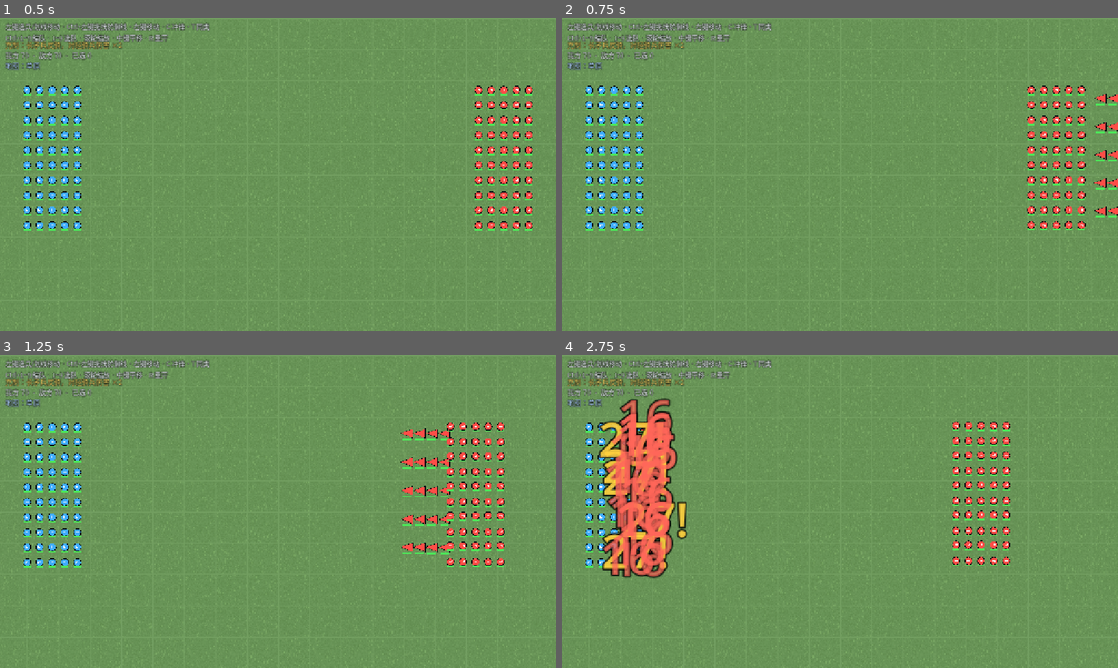
Above: before the commit, frames 1-4 (two rows, left to right).
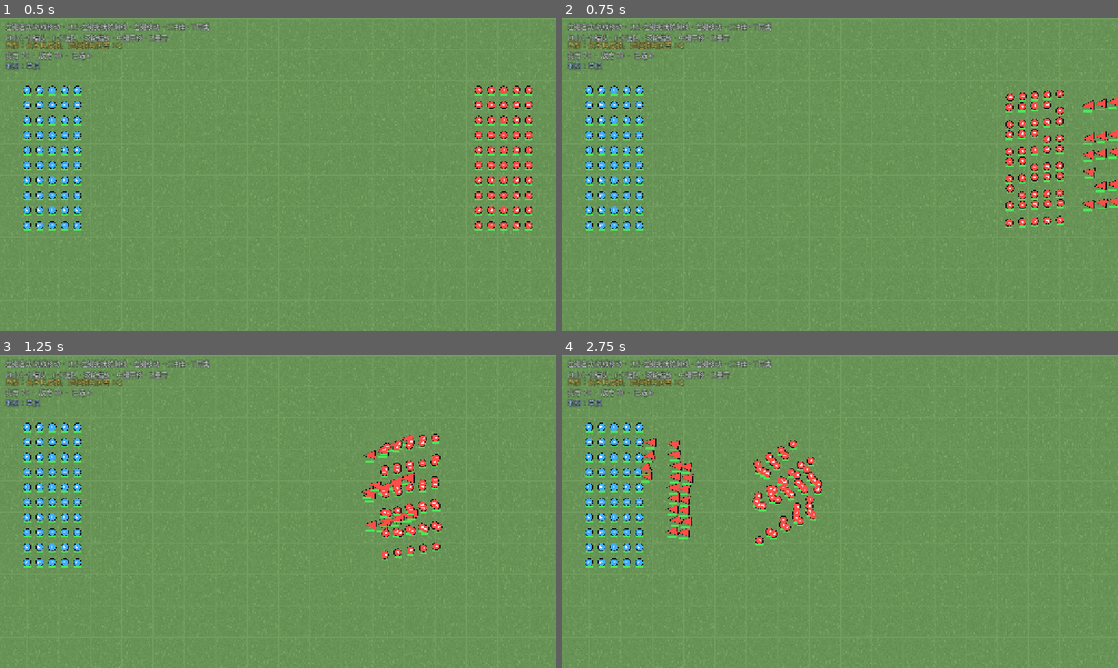
Above: after the commit, the same moments.

Repository: addisonhuang6-stack/WarOfAge
Game: Godot game, scene res://scenes/battle.tscn
Same seed, same stepped clock (60 frames per second), same inputs: the game is played once before the commit and once after it. This scene is started directly instead of the project's main scene.
Inputs (mouse positions are in pixels of both pictures, inside the frame that each line leads up to):
- Up to frame 1 (0.5 s): no input
- Up to frame 2 (0.75 s): tap Enter at 0.5 s; move the mouse to (962, 158) at 0.52 s; tap 1 at 0.6 s; click (962, 158) at 0.67 s
- Up to frame 3 (1.25 s): no input
- Up to frame 4 (2.75 s): drag from (728, 527) to (812, 574) at 1.27 s; move the mouse to (895, 442) at 2.02 s; tap Enter at 2.1 s; click (895, 442) at 2.17 s

Frame 1 is identical in both runs. In frame 2, 3.8% of the frame differs, in the area x 79-100%, y 21-68%; in frame 3, 4.0%; in frame 4, 9.9%, in the area x 6-81%, y 13-72%.

Commit message:
Add AI toggle, cracks, momentum charge and square formation preview

Diff:
--- a/autoload/game_settings.gd
+++ b/autoload/game_settings.gd
@@ -13,6 +13,8 @@
 		"menu.language": "语言",
 		"menu.sound": "声音",
 		"menu.sound_on": "开启",
+		"menu.ai": "人机",
+		"menu.ai_on": "开启",
 		"menu.map": "地图",
 		"menu.start": "开始游戏",
 		"menu.quit": "退出游戏",
@@ -39,6 +41,8 @@
 		"menu.language": "Language",
 		"menu.sound": "Sound",
 		"menu.sound_on": "On",
+		"menu.ai": "AI",
+		"menu.ai_on": "On",
 		"menu.map": "Map",
 		"menu.start": "Start Game",
 		"menu.quit": "Quit",
@@ -65,6 +69,7 @@
 var language: String = "zh"
 var sound_enabled: bool = true
 var volume: float = 0.8
+var ai_enabled: bool = true
 var selected_map: String = "random"
 
 var _audio_player: AudioStreamPlayer
@@ -124,6 +129,14 @@
 	changed.emit()
 
 
+func set_ai_enabled(value: bool) -> void:
+	if value == ai_enabled:
+		return
+	ai_enabled = value
+	_save_settings()
+	changed.emit()
+
+
 func play_click() -> void:
 	_play(_click_stream)
 
@@ -153,6 +166,7 @@
 		language = "zh"
 	sound_enabled = bool(config.get_value("audio", "enabled", sound_enabled))
 	volume = clampf(float(config.get_value("audio", "volume", volume)), 0.0, 1.0)
+	ai_enabled = bool(config.get_value("game", "ai_enabled", ai_enabled))
 	selected_map = str(config.get_value("game", "map", selected_map))
 
 
@@ -161,5 +175,6 @@
 	config.set_value("ui", "language", language)
 	config.set_value("audio", "enabled", sound_enabled)
 	config.set_value("audio", "volume", volume)
+	config.set_value("game", "ai_enabled", ai_enabled)
 	config.set_value("game", "map", selected_map)
 	config.save(SETTINGS_PATH)
--- a/data/battle_setup.json
+++ b/data/battle_setup.json
@@ -1,5 +1,4 @@
 {
-	"enemy_ai": true,
 	"player": [
 		{
 			"type": "spearman",
--- a/data/units/light_cavalry.json
+++ b/data/units/light_cavalry.json
@@ -4,11 +4,11 @@
 	"tags": ["cavalry", "melee"],
 	"shape": "triangle",
 	"stats": {
-		"hp": 160,
-		"attack": 18,
-		"armor": 1,
+		"hp": 200,
+		"attack": 15,
+		"armor": 10,
 		"min_damage": 1,
-		"speed": 4.2,
+		"speed": 5.0,
 		"radius": 0.07,
 		"attack_range": 0.18,
 		"attack_interval": 1.1,
@@ -16,12 +16,13 @@
 		"counter_tags": [],
 		"counter_multiplier": 1.0,
 		"separation_strength": 2.0,
-		"toughness": 2.0,
-		"charge_max_speed": 14.0,
+		"toughness": 5.0,
+		"charge_max_speed": 7.0,
 		"charge_duration": 4.0,
 		"charge_max_duration": 7.0,
-		"charge_push_scale": 0.06,
+		"charge_push_scale": 0.04,
 		"charge_friendly_dodge": 0.35,
+		"mass": 5.0,
 		"engage_radius": 0.45,
 		"leash_radius": 1.2,
 		"engage_tags": [],
--- a/data/units/spearman.json
+++ b/data/units/spearman.json
@@ -4,11 +4,11 @@
 	"tags": ["infantry", "anti_cavalry", "melee"],
 	"shape": "circle",
 	"stats": {
-		"hp": 140,
-		"attack": 14,
-		"armor": 2,
+		"hp": 200,
+		"attack": 10,
+		"armor": 10,
 		"min_damage": 1,
-		"speed": 0.6,
+		"speed": 2.0,
 		"radius": 0.055,
 		"attack_range": 0.2,
 		"attack_interval": 1.2,
@@ -16,7 +16,7 @@
 		"counter_tags": ["cavalry"],
 		"counter_multiplier": 2.0,
 		"separation_strength": 2.0,
-		"toughness": 4.0,
+		"toughness": 10.0,
 		"directional_armor": true,
 		"rear_armor_multiplier": 0.3,
 		"flank_armor_multiplier": 0.6,
@@ -24,7 +24,7 @@
 		"leash_radius": 0.9,
 		"engage_tags": ["infantry"],
 		"hold_facing_in_combat": true,
-		"side_back_attack_multiplier": 0.3
+		"side_back_attack_multiplier": 0.2
 	},
 	"texture": "res://assets/units/spearman.png"
 }
--- a/scripts/battle/battle_controller.gd
+++ b/scripts/battle/battle_controller.gd
@@ -62,7 +62,6 @@
 	_apply_map()
 
 	EventBus.unit_died.connect(_on_unit_died)
-	EventBus.unit_attacked.connect(_on_unit_attacked)
 	EventBus.battle_ended.connect(_on_battle_ended)
 	EventBus.charge_dust.connect(_on_charge_dust)
 
@@ -74,6 +73,8 @@
 	if _path_timer <= 0.0:
 		_path_timer = 0.1
 		_update_path_lines()
+		if selected_units.size() > 1:
+			selection_box.queue_redraw()
 
 	if _battle_over or not _enemy_ai_enabled:
 		return
@@ -196,7 +197,7 @@
 	if not (parsed is Dictionary):
 		push_error("战斗配置不是有效的 JSON 对象")
 		return
-	_enemy_ai_enabled = bool(parsed.get("enemy_ai", false))
+	_enemy_ai_enabled = GameSettings.ai_enabled
 	_spawn_groups(parsed.get("player", []), 0)
 	_spawn_groups(parsed.get("enemy", []), 1)
 
@@ -285,6 +286,8 @@
 			unit.is_selected = unit in selected_units
 	EventBus.selection_changed.emit(selected_units.size())
 	_update_hud()
+	if selection_box != null:
+		selection_box.queue_redraw()
 
 
 func _box_select(from: Vector2, to: Vector2, additive: bool) -> void:
@@ -361,9 +364,17 @@
 	if valid_units.is_empty():
 		return
 	centroid /= float(valid_units.size())
+	var center: Vector3 = Vector3(points.back().x, 0.0, points.back().z)
+	var forward := center - centroid
+	if points.size() >= 2:
+		var tail_direction: Vector3 = points.back() - points[points.size() - 2]
+		if tail_direction.length() > 0.01:
+			forward = tail_direction
+	var slots := _formation_slots(valid_units.size(), center, forward, _average_radius(valid_units))
 	var tick := Engine.get_process_frames()
-	for unit in valid_units:
-		var offset := Vector3(unit.global_position.x - centroid.x, 0.0, unit.global_position.z - centroid.z)
+	for i in range(valid_units.size()):
+		var unit := valid_units[i]
+		var offset := slots[i] - center
 		var waypoints: Array[Vector3] = []
 		for point in points:
 			waypoints.append(Vector3(point.x + offset.x, 0.0, point.z + offset.z))
@@ -376,6 +387,37 @@
 		command.tick = tick
 		tick += 1
 		EventBus.command_issued.emit(command)
+
+
+func _average_radius(units: Array[UnitBase]) -> float:
+	var total := 0.0
+	var count := 0
+	for unit in units:
+		if is_instance_valid(unit):
+			total += unit.radius
+			count += 1
+	return total / float(maxi(count, 1))
+
+
+func _formation_slots(count: int, center: Vector3, forward: Vector3, average_radius: float) -> Array[Vector3]:
+	var slots: Array[Vector3] = []
+	if count <= 0:
+		return slots
+	var columns := int(ceil(sqrt(float(count))))
+	var rows := int(ceil(float(count) / float(columns)))
+	var spacing := maxf(average_radius * 3.0, 0.16)
+	var flat_forward := Vector3(forward.x, 0.0, forward.z)
+	if flat_forward.length() < 0.001:
+		flat_forward = Vector3.RIGHT
+	flat_forward = flat_forward.normalized()
+	var right := Vector3(-flat_forward.z, 0.0, flat_forward.x)
+	for i in range(count):
+		var row := int(i / columns)
+		var column := i % columns
+		var lateral := (float(column) - (float(columns) - 1.0) * 0.5) * spacing
+		var depth := (float(row) - (float(rows) - 1.0) * 0.5) * spacing
+		slots.append(center + right * lateral - flat_forward * depth)
+	return slots
 
 
 func _issue_charge() -> void:
@@ -674,6 +716,42 @@
 			var normal := Vector2(-screen_dir.y, screen_dir.x).normalized()
 			selection_box.draw_line(from - normal * 10.0, from + normal * 10.0, Color(0.35, 0.9, 1.0, 0.95), 2.0)
 			selection_box.draw_line(to - normal * 10.0, to + normal * 10.0, Color(0.35, 0.9, 1.0, 0.95), 2.0)
+	_draw_formation_preview()
+
+
+func _draw_formation_preview() -> void:
+	if selected_units.size() < 2 or _drawing_defense_line:
+		return
+	var center := Vector3.ZERO
+	var forward := Vector3.ZERO
+	for unit in selected_units:
+		if is_instance_valid(unit):
+			center += unit.global_position
+			forward += unit.facing
+	center /= float(selected_units.size())
+	if _drawing_path and not _drag_path_world.is_empty():
+		center = _drag_path_world.back()
+		if _drag_path_world.size() >= 2:
+			forward = _drag_path_world.back() - _drag_path_world[_drag_path_world.size() - 2]
+	if forward.length() < 0.01:
+		forward = Vector3.RIGHT
+	var slots := _formation_slots(
+		selected_units.size(),
+		Vector3(center.x, 0.0, center.z),
+		forward,
+		_average_radius(selected_units)
+	)
+	for i in range(mini(slots.size(), selected_units.size())):
+		var screen := camera.unproject_position(slots[i])
+		var color := Color(0.3, 0.75, 1.0, 0.5)
+		if selected_units[i].data.shape == "triangle":
+			selection_box.draw_colored_polygon(PackedVector2Array([
+				screen + Vector2(0.0, -4.0),
+				screen + Vector2(-3.5, 3.0),
+				screen + Vector2(3.5, 3.0),
+			]), color)
+		else:
+			selection_box.draw_circle(screen, 3.0, color)
 
 
 func _draw_dashed(points: PackedVector2Array, color: Color, width: float) -> void:
@@ -790,25 +868,6 @@
 	get_tree().change_scene_to_file("res://scenes/macro_map.tscn")
 
 
-func _on_unit_attacked(_attacker: UnitBase, target: UnitBase, damage: float, is_counter: bool) -> void:
-	var label := Label3D.new()
-	label.text = "%d%s" % [int(round(damage)), "!" if is_counter else ""]
-	label.billboard = BaseMaterial3D.BILLBOARD_ENABLED
-	label.font_size = 64
-	label.pixel_size = 0.012
-	label.outline_size = 8
-	label.outline_modulate = Color(0.0, 0.0, 0.0, 0.8)
-	label.modulate = Color(1.0, 0.82, 0.25) if is_counter else Color(1.0, 0.4, 0.35)
-	label.position = target.global_position + Vector3(0.0, target.radius * 2.0, 0.0)
-	label.position += Vector3(randf_range(-0.2, 0.2), 0.0, randf_range(-0.2, 0.2))
-	add_child(label)
-	var tween := create_tween()
-	tween.set_parallel(true)
-	tween.tween_property(label, "position:y", label.position.y + 0.9, 0.9)
-	tween.tween_property(label, "modulate:a", 0.0, 0.9)
-	tween.chain().tween_callback(label.queue_free)
-
-
 func _enemy_ai_step() -> void:
 	var enemies: Array[UnitBase] = []
 	var players: Array[UnitBase] = []
--- a/scripts/core/combat_system.gd
+++ b/scripts/core/combat_system.gd
@@ -44,6 +44,13 @@
 	return penalty if dot < 0.5 else 1.0
 
 
+## 冲锋伤害：基础值等于动量 M×V，再减去目标护甲。
+static func compute_charge_damage(attacker: UnitData, target: UnitData, momentum: float) -> float:
+	var armor := float(target.get_stat(&"armor", 0.0))
+	var min_damage := float(attacker.get_stat(&"min_damage", 0.0))
+	return maxf(momentum - armor, min_damage)
+
+
 ## 方向护甲：背后受击护甲 -70%，侧面受击护甲 -40%（只对配置了该规则的单位生效）。
 static func directional_armor_multiplier(
 	target: UnitData,
--- a/scripts/ui/main_menu.gd
+++ b/scripts/ui/main_menu.gd
@@ -9,11 +9,13 @@
 var subtitle_label: Label
 var language_label: Label
 var sound_label: Label
+var ai_label: Label
 var map_label: Label
 var start_button: Button
 var quit_button: Button
 var language_option: OptionButton
 var sound_toggle: CheckButton
+var ai_toggle: CheckButton
 var volume_slider: HSlider
 var volume_value_label: Label
 var map_option: OptionButton
@@ -129,6 +131,12 @@
 	volume_value_label.custom_minimum_size = Vector2(52.0, 0.0)
 	volume_value_label.horizontal_alignment = HORIZONTAL_ALIGNMENT_RIGHT
 	sound_row.add_child(volume_value_label)
+
+	ai_label = Label.new()
+	grid.add_child(ai_label)
+	ai_toggle = CheckButton.new()
+	ai_toggle.toggled.connect(_on_ai_toggled)
+	grid.add_child(ai_toggle)
 
 	map_label = Label.new()
 	grid.add_child(map_label)
@@ -179,12 +187,15 @@
 	subtitle_label.text = GameSettings.t("menu.subtitle")
 	language_label.text = GameSettings.t("menu.language")
 	sound_label.text = GameSettings.t("menu.sound")
+	ai_label.text = GameSettings.t("menu.ai")
 	map_label.text = GameSettings.t("menu.map")
 	sound_toggle.text = GameSettings.t("menu.sound_on")
+	ai_toggle.text = GameSettings.t("menu.ai_on")
 	start_button.text = GameSettings.t("menu.start")
 	quit_button.text = GameSettings.t("menu.quit")
 	volume_value_label.text = "%d%%" % int(round(GameSettings.volume * 100.0))
 	sound_toggle.set_pressed_no_signal(GameSettings.sound_enabled)
+	ai_toggle.set_pressed_no_signal(GameSettings.ai_enabled)
 	volume_slider.set_value_no_signal(GameSettings.volume * 100.0)
 	language_option.select(0 if GameSettings.language == "zh" else 1)
 	_rebuild_map_options()
@@ -221,6 +232,12 @@
 		GameSettings.play_click()
 
 
+func _on_ai_toggled(enabled: bool) -> void:
+	GameSettings.set_ai_enabled(enabled)
+	if enabled:
+		GameSettings.play_click()
+
+
 func _on_volume_changed(value: float) -> void:
 	GameSettings.set_volume(value / 100.0, false)
 	volume_value_label.text = "%d%%" % int(round(value))
--- a/scripts/units/unit_base.gd
+++ b/scripts/units/unit_base.gd
@@ -51,11 +51,12 @@
 
 var _charge_elapsed: float = 0.0
 var _charge_speed: float = 0.0
-var _charge_loss: float = 0.0
 var _charge_hits: Dictionary = {}
 var _dust_timer: float = 0.0
 
 var _marker: Node3D
+var _cracks: Node3D
+var _crack_count: int = 0
 var _selection_marker: MeshInstance3D
 var _hp_bar_bg: MeshInstance3D
 var _hp_bar_fill: MeshInstance3D
@@ -140,6 +141,7 @@
 		return
 	hp = maxf(hp - amount, 0.0)
 	_update_hp_bar()
+	_update_cracks()
 	if hp <= 0.0:
 		_die()
 
@@ -178,6 +180,9 @@
 		_add_flat_disc(_marker, radius, team_color, 0.03)
 		_add_flat_triangle(_marker, radius * 0.9, radius * 0.65, Color(0.96, 0.96, 0.96), 0.045)
 	_update_marker_rotation()
+	_cracks = Node3D.new()
+	_cracks.position.y = 0.055
+	add_child(_cracks)
 
 	# 选中标记（贴地圆盘）
 	_selection_marker = MeshInstance3D.new()
@@ -494,7 +499,6 @@
 	is_charging = true
 	_charge_elapsed = 0.0
 	_charge_speed = _speed
-	_charge_loss = 0.0
 	_charge_hits.clear()
 	_dust_timer = 0.0
 
@@ -505,7 +509,7 @@
 	var max_speed := float(data.get_stat(&"charge_max_speed", _speed))
 	_charge_elapsed += delta
 	var ramp := clampf(_charge_elapsed / duration, 0.0, 1.0)
-	_charge_speed = maxf(lerpf(_speed, max_speed, ramp) - _charge_loss, 0.0)
+	_charge_speed = lerpf(_speed, max_speed, ramp)
 	if _charge_speed <= 0.05:
 		_cancel_charge()
 		return
@@ -562,23 +566,57 @@
 			continue
 
 		var target_toughness := float(unit.data.get_stat(&"toughness", 0.0))
-		if _charge_speed <= target_toughness:
-			continue
+		var momentum := float(data.get_stat(&"mass", 1.0)) * _charge_speed
 		_charge_hits[unit.instance_id] = true
-		var push_scale := float(data.get_stat(&"charge_push_scale", 0.16))
-		var push_distance := clampf((_charge_speed - target_toughness) * push_scale, 0.15, 0.8)
-		var push_direction := offset.normalized() if offset.length() > 0.001 else flat_facing
-		unit.global_position += push_direction * push_distance
-		_charge_loss += target_toughness
-		_charge_speed = maxf(_charge_speed - target_toughness, 0.0)
-		EventBus.charge_dust.emit(Vector3(unit.global_position.x, 0.02, unit.global_position.z))
+		var charge_damage := CombatSystem.compute_charge_damage(data, unit.data, momentum)
+		unit.take_damage(charge_damage, self)
+		if momentum - target_toughness > 0.0 and is_instance_valid(unit) and unit.hp > 0.0:
+			var push_scale := float(data.get_stat(&"charge_push_scale", 0.16))
+			var push_distance := clampf((momentum - target_toughness) * push_scale, 0.15, 0.8)
+			var push_direction := offset.normalized() if offset.length() > 0.001 else flat_facing
+			unit.global_position += push_direction * push_distance
+			EventBus.charge_dust.emit(Vector3(unit.global_position.x, 0.02, unit.global_position.z))
+			melee_target = unit
+			current_target = unit
+			_cancel_charge()
+			return
 
 
 func _cancel_charge() -> void:
 	is_charging = false
 	_charge_speed = 0.0
-	_charge_loss = 0.0
 	_charge_hits.clear()
+
+
+func _update_cracks() -> void:
+	if _cracks == null or max_hp <= 0.0:
+		return
+	var fraction := hp / max_hp
+	var target_count := 0
+	if fraction <= 0.25:
+		target_count = 3
+	elif fraction <= 0.5:
+		target_count = 2
+	elif fraction <= 0.75:
+		target_count = 1
+	while _crack_count < target_count:
+		_add_crack(_crack_count)
+		_crack_count += 1
+
+
+func _add_crack(index: int) -> void:
+	var crack := MeshInstance3D.new()
+	var box := BoxMesh.new()
+	box.size = Vector3(radius * 2.2, 0.004, 0.004)
+	crack.mesh = box
+	crack.material_override = _flat_material(Color(0.05, 0.04, 0.03))
+	crack.rotation.y = deg_to_rad(25.0 + 37.0 * float(index))
+	crack.position = Vector3(
+		(float(index) - 1.0) * radius * 0.22,
+		0.0,
+		(float(index) - 1.0) * radius * 0.12
+	)
+	_cracks.add_child(crack)
 
 
 func _die() -> void:
